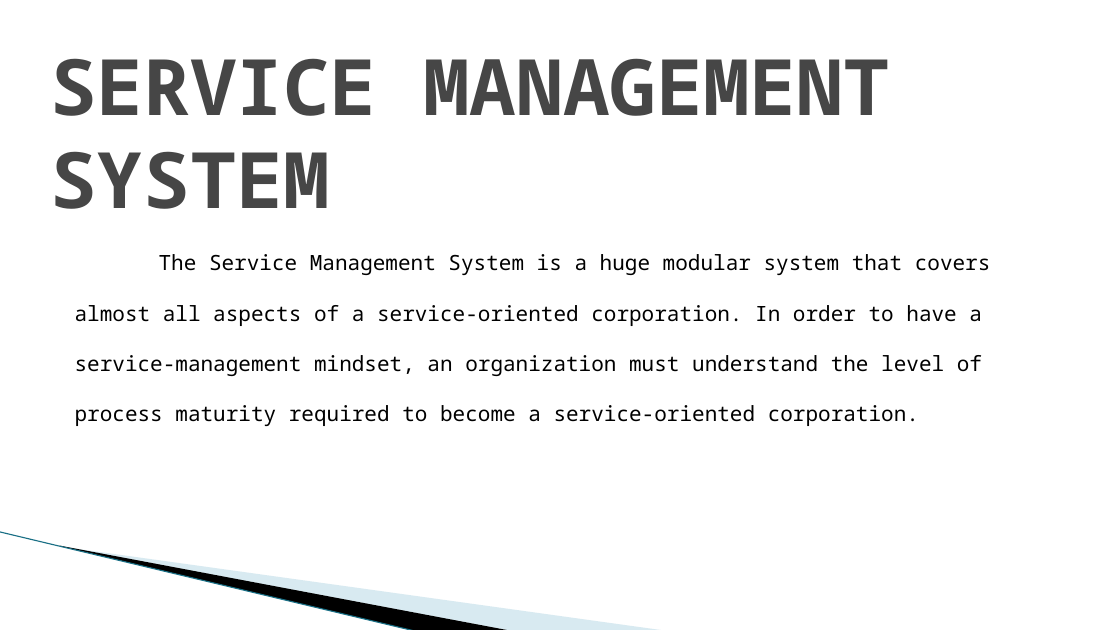
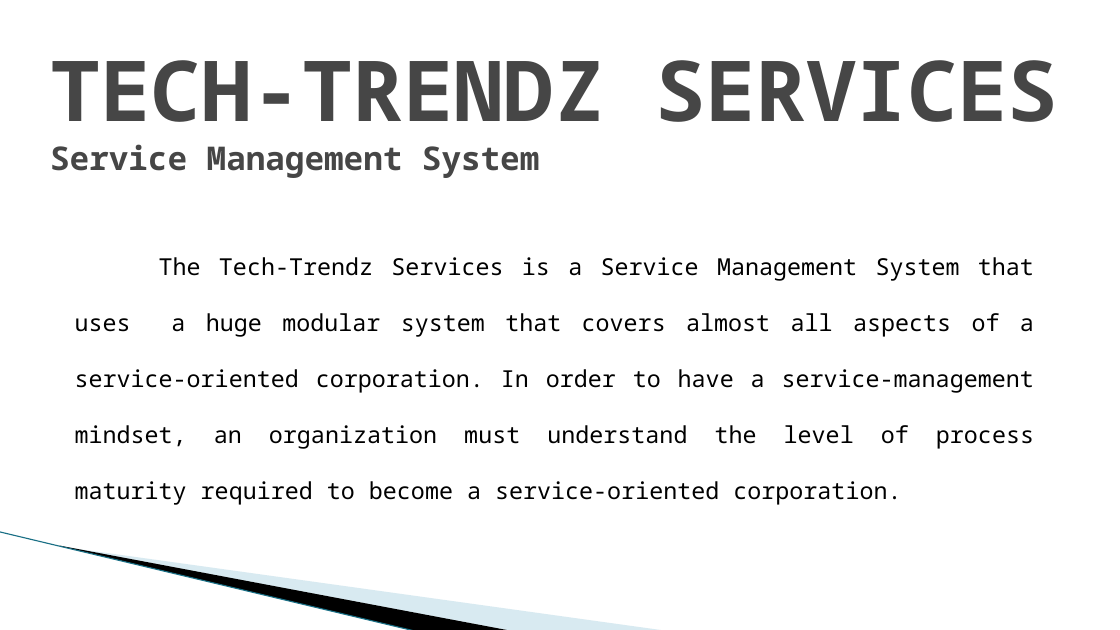
Before and after one commit to 4everUrs/document, a slide deck: slide 2 of SMS-Logistics.pptx. Drawn at 1120x630 pixels with LibreOffice and Linux fonts; fonts in the diff are those of the drawing; background and template pictures are left out. Boxes give left, top, right and bottom in pixels: in the first picture for what was removed or moved away, otherwise in the second. Text is boxed around its words. In the diff, an @@ line names an element or a change of style, - is before the commit and + after.

```diff
--- a/SMS-Logistics.pptx
+++ b/SMS-Logistics.pptx
@@ text at (50,60,1058,178): text changed; size 66.6 to 28 pt @@
-SERVICE MANAGEMENT SYSTEM
+TECH-TRENDZ SERVICES
+Service Management System
@@ text at (75,257,1034,505): text changed; size 18 to 20 pt @@
-The Service Management System is a huge modular system that covers almost all aspects of a service-oriented corporation. In order to have a service-management mindset, an organization must understand the level of process maturity required to become a service-oriented corporation.
+The Tech-Trendz Services is a Service Management System that uses a huge modular system that covers almost all aspects of a service-oriented corporation. In order to have a service-management mindset, an organization must understand the level of process maturity required to become a service-oriented corporation.
```
Also in this commit, not shown: 3 other slides changed, 1 slide removed, 3 other files.
